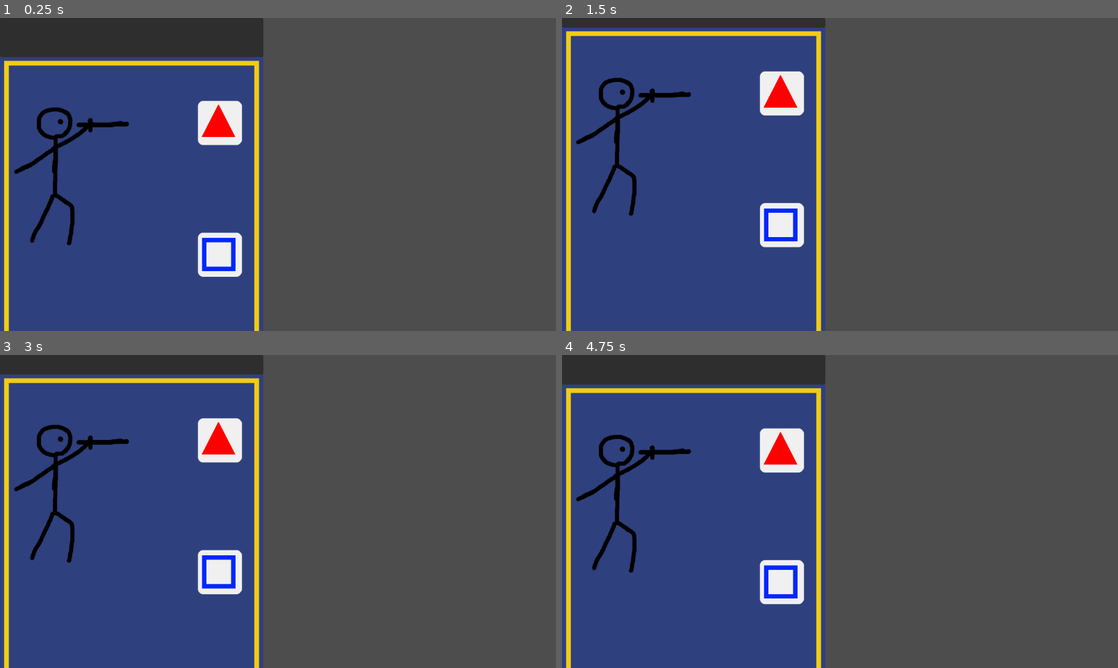
Above: before the commit, frames 1-4 (two rows, left to right).
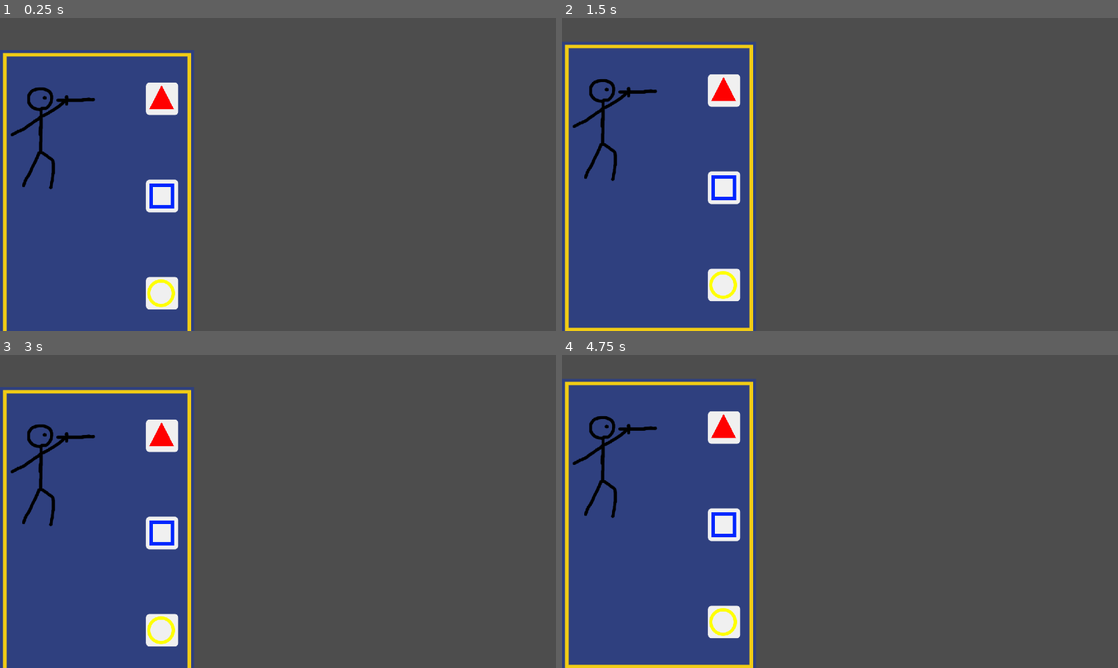
Above: after the commit, the same moments.

Repository: SlipperyScope/en-carde
Game: Godot game, scene res://UI/BrainFog/GoldHandSlot.tscn
The game is run twice, just before and just after one commit, with the same random seed, the same clock (stepped at 60 frames per second) and the same inputs. This scene is started directly instead of the project's main scene.
Inputs (mouse positions are in pixels of both pictures, inside the frame that each line leads up to):
- Up to frame 1 (0.25 s): no input
- Up to frame 2 (1.5 s): tap Enter at 0.5 s; move the mouse to (695, 233) at 0.52 s; click (695, 233) at 0.67 s; tap Space at 1.25 s; move the mouse to (728, 190) at 1.27 s; click (728, 190) at 1.42 s
- Up to frame 3 (3 s): tap Enter at 2 s; move the mouse to (333, 442) at 2.02 s; click (333, 442) at 2.17 s; tap Space at 2.75 s; move the mouse to (250, 574) at 2.77 s; click (250, 574) at 2.92 s
- Up to frame 4 (4.75 s): tap Enter at 3.5 s; move the mouse to (1006, 558) at 3.52 s; click (1006, 558) at 3.67 s; tap Space at 4.25 s; move the mouse to (673, 464) at 4.27 s; click (673, 464) at 4.42 s

The runs differ from the first frame. In frame 1, 22% of the frame differs, in the area x 0-48%, y 0-100%; in frame 2, 21%; in frame 3, 21%; in frame 4, 22%.

Commit message:
Card hand with animated dealing

Diff:
--- a/Resources/GoldCards/GoldCard.gd
+++ b/Resources/GoldCards/GoldCard.gd
@@ -10,3 +10,13 @@
 @export var TopStance: EnumDefinitions.CardStance
 @export var MiddleStance: EnumDefinitions.CardStance
 @export var BottomStance: EnumDefinitions.CardStance
+
+var _ID: String
+
+# Card ID, unique to instance
+var ID: String:
+	get: return _ID
+
+# Sets the instance ID
+func SetID(id: String) -> void:
+	_ID = id
--- /dev/null
+++ b/UI/BrainFog/GoldBench.gd
@@ -0,0 +1,84 @@
+extends PanelContainer
+
+var CardSlotScene: PackedScene = preload("res://UI/BrainFog/GoldHandSlot.tscn")
+
+
+# Notifies when a card is designated for
+signal PlayCard(id: String)
+
+var _DealtCards: Array[GoldHandSlot] = []
+var _DealQueue: Array[GoldHandSlot] = []
+
+var AllowMultiSelect: bool = true:
+	get:
+		return AllowMultiSelect
+	set(new_value):
+		AllowMultiSelect = new_value
+
+func _ready():
+	#%CollapseAnimation.animation_finished.connect(_on_collapse_finish)
+	# Test deal cards
+	for i in range(8):
+		_QueueCard()
+
+	_DealCards()
+
+	pass
+
+# Adds a card to the deal queue
+func _QueueCard():
+	var card = CardSlotScene.instantiate() as GoldHandSlot
+	_DealQueue.append(card)
+
+# Deals the each card from the queue
+func _DealCards():
+	if _DealQueue.size() > 0:
+		%SpacerSlot.move_to_front()
+		%CollapseAnimation.seek(0.1, true)
+		%SpacerSlot.visible = true
+		%CollapseAnimation.animation_finished.connect(_on_shift_hand_finished)
+		%CollapseAnimation.play_backwards("collapse")
+
+# Spacer finished shifting hand over for new card
+func _on_shift_hand_finished(anim_name: String):
+	%CollapseAnimation.animation_finished.disconnect(_on_shift_hand_finished)
+	#%SpacerSlot.visible = false
+	_DealCard(_DealQueue.pop_back())
+	if _DealQueue.size() > 0:
+		%Cooldown.timeout.connect(_on_cooldown_finished)
+		%Cooldown.start()
+	else:
+		%SpacerSlot.visible = false
+
+# Adds card to hand
+func _DealCard(card: GoldHandSlot):
+	_DealtCards.append(card)
+	%CollapseAnimation.seek(0.1, true)
+	%CardSlots.add_child(card)
+	card.SelectCard.connect(_on_select_card)
+	card.PlayCard.connect(_on_play_card)
+
+# Deal next card after cooldown
+func _on_cooldown_finished() -> void:
+	%Cooldown.timeout.disconnect(_on_cooldown_finished)
+	_DealCards()
+
+func _on_select_card(selectedCard: GoldHandSlot) -> void:
+	if AllowMultiSelect == true:
+		selectedCard.IsSelected = true
+		return
+
+	for card in _DealtCards:
+		if card == selectedCard:
+			card.IsSelected = true
+		else:
+			card.IsSelected = false
+	pass
+
+func _on_play_card(selectedCard: GoldHandSlot) -> void:
+	if AllowMultiSelect == true:
+		selectedCard.IsSelected = false
+	else:
+		print("Played card")
+		PlayCard.emit("")
+		pass
--- /dev/null
+++ b/UI/BrainFog/GoldBench.tscn
@@ -0,0 +1,102 @@
+[gd_scene format=3 uid="uid://bdgo1ydfwceow"]
+
+[ext_resource type="Script" uid="uid://ddjwxdac5e3no" path="res://UI/BrainFog/GoldBench.gd" id="1_ds8l0"]
+[ext_resource type="Texture2D" uid="uid://iqmyywnqcle4" path="res://GFX/GoldGFX/Cards/CardBlank.png" id="2_yltbh"]
+
+[sub_resource type="StyleBoxEmpty" id="StyleBoxEmpty_jq3gu"]
+content_margin_left = 0.0
+content_margin_top = 0.0
+content_margin_right = 0.0
+content_margin_bottom = 0.0
+
+[sub_resource type="StyleBoxEmpty" id="StyleBoxEmpty_yltbh"]
+content_margin_left = 0.0
+content_margin_top = 0.0
+content_margin_right = 0.0
+content_margin_bottom = 0.0
+
+[sub_resource type="StyleBoxEmpty" id="StyleBoxEmpty_f6e2s"]
+content_margin_left = 0.0
+content_margin_top = 0.0
+content_margin_right = 0.0
+content_margin_bottom = 0.0
+
+[sub_resource type="Animation" id="Animation_yltbh"]
+length = 0.001
+tracks/0/type = "value"
+tracks/0/imported = false
+tracks/0/enabled = true
+tracks/0/path = NodePath("VBoxContainer/TextureRect:size_flags_stretch_ratio")
+tracks/0/interp = 1
+tracks/0/loop_wrap = true
+tracks/0/keys = {
+"times": PackedFloat32Array(0),
+"transitions": PackedFloat32Array(1),
+"update": 0,
+"values": [9.0]
+}
+
+[sub_resource type="Animation" id="Animation_f6e2s"]
+resource_name = "collapse"
+length = 0.1
+step = 0.0166
+tracks/0/type = "value"
+tracks/0/imported = false
+tracks/0/enabled = true
+tracks/0/path = NodePath("VBoxContainer/TextureRect:size_flags_stretch_ratio")
+tracks/0/interp = 1
+tracks/0/loop_wrap = true
+tracks/0/keys = {
+"times": PackedFloat32Array(0, 0.1),
+"transitions": PackedFloat32Array(0.5, 0.5),
+"update": 0,
+"values": [9.0, 0.0]
+}
+
+[sub_resource type="AnimationLibrary" id="AnimationLibrary_jq3gu"]
+_data = {
+&"RESET": SubResource("Animation_yltbh"),
+&"collapse": SubResource("Animation_f6e2s")
+}
+
+[node name="GoldBench" type="PanelContainer" unique_id=1243112464]
+theme_override_styles/panel = SubResource("StyleBoxEmpty_jq3gu")
+script = ExtResource("1_ds8l0")
+
+[node name="CardSlots" type="HBoxContainer" parent="." unique_id=1318183672]
+unique_name_in_owner = true
+layout_mode = 2
+alignment = 1
+
+[node name="SpacerSlot" type="PanelContainer" parent="CardSlots" unique_id=1741951524]
+unique_name_in_owner = true
+layout_mode = 2
+mouse_filter = 1
+theme_override_styles/panel = SubResource("StyleBoxEmpty_yltbh")
+
+[node name="VBoxContainer" type="VBoxContainer" parent="CardSlots/SpacerSlot" unique_id=637535884]
+layout_mode = 2
+theme_override_constants/separation = 0
+
+[node name="Buffer" type="Panel" parent="CardSlots/SpacerSlot/VBoxContainer" unique_id=1270065992]
+layout_mode = 2
+size_flags_vertical = 3
+theme_override_styles/panel = SubResource("StyleBoxEmpty_f6e2s")
+
+[node name="TextureRect" type="TextureRect" parent="CardSlots/SpacerSlot/VBoxContainer" unique_id=415800122]
+layout_mode = 2
+size_flags_vertical = 3
+size_flags_stretch_ratio = 9.0
+texture = ExtResource("2_yltbh")
+expand_mode = 3
+stretch_mode = 4
+
+[node name="CollapseAnimation" type="AnimationPlayer" parent="CardSlots/SpacerSlot" unique_id=611316961]
+unique_name_in_owner = true
+libraries/ = SubResource("AnimationLibrary_jq3gu")
+speed_scale = 2.0
+
+[node name="Cooldown" type="Timer" parent="CardSlots/SpacerSlot" unique_id=90647176]
+unique_name_in_owner = true
+wait_time = 0.05
+one_shot = true
--- a/UI/BrainFog/GoldHandSlot.gd
+++ b/UI/BrainFog/GoldHandSlot.gd
@@ -1,6 +1,9 @@
 extends PanelContainer
 # UI element for cards in the player's hand
 class_name GoldHandSlot
+
+signal SelectCard(selectedCard: GoldHandSlot) # Notifies when the card should be selected
+signal PlayCard(selectedCard: GoldHandSlot) # Notifies when the selected card should be played
 
 const CARD_BUMP_TIME: float = 0.05
 
@@ -22,7 +25,10 @@
 	set(new_value):
 		if IsSelected != new_value:
 			IsSelected = new_value
-			if %SlideAnimation.current_animation == "":
+			if %SlideAnimation.assigned_animation == "bump_up":
+				%SlideAnimation.assigned_animation = "slide_up"
+				%SlideAnimation.seek(_lastAnimationFinishedTime * 2)
+			else:
 				%SlideAnimation.assigned_animation = "slide_up"
 				%SlideAnimation.seek(_lastAnimationFinishedTime)
 			if new_value == true:
@@ -42,7 +48,11 @@
 
 func _on_gui_input(event: InputEvent) -> void:
 	if event is InputEventMouseButton and event.pressed and event.button_index == MOUSE_BUTTON_LEFT:
-		IsSelected = !IsSelected
+		if IsSelected == true:
+			PlayCard.emit(self )
+		else:
+			SelectCard.emit(self )
+		# IsSelected = !IsSelected
 
 func _on_animation_finished(anim_name: String) -> void:
 	_lastAnimationFinishedTime = %SlideAnimation.current_animation_position
--- a/UI/BrainFog/GoldHandSlot.tscn
+++ b/UI/BrainFog/GoldHandSlot.tscn
@@ -9,7 +9,23 @@
 
 [sub_resource type="StyleBoxEmpty" id="StyleBoxEmpty_7wq2s"]
 
-[sub_resource type="StyleBoxFlat" id="StyleBoxFlat_sa7ey"]
+[sub_resource type="StyleBoxEmpty" id="StyleBoxEmpty_4ndfn"]
+content_margin_left = 0.0
+content_margin_top = 0.0
+content_margin_right = 0.0
+content_margin_bottom = 0.0
+
+[sub_resource type="StyleBoxEmpty" id="StyleBoxEmpty_sa7ey"]
+content_margin_left = 0.0
+content_margin_top = 0.0
+content_margin_right = 0.0
+content_margin_bottom = 0.0
+
+[sub_resource type="StyleBoxEmpty" id="StyleBoxEmpty_g8ukc"]
+content_margin_left = 0.0
+content_margin_top = 0.0
+content_margin_right = 0.0
+content_margin_bottom = 0.0
 
 [sub_resource type="Animation" id="Animation_frbri"]
 length = 0.001
@@ -49,20 +65,20 @@
 tracks/0/interp = 1
 tracks/0/loop_wrap = true
 tracks/0/keys = {
+"times": PackedFloat32Array(0, 0.049999997),
+"transitions": PackedFloat32Array(2, 2.000001),
+"update": 0,
+"values": [1.0, 0.75]
+}
+tracks/1/type = "value"
+tracks/1/imported = false
+tracks/1/enabled = true
+tracks/1/path = NodePath("VBoxContainer/Bottom:size_flags_stretch_ratio")
+tracks/1/interp = 1
+tracks/1/loop_wrap = true
+tracks/1/keys = {
 "times": PackedFloat32Array(0, 0.05),
-"transitions": PackedFloat32Array(1, 2.000001),
-"update": 0,
-"values": [1.0, 0.75]
-}
-tracks/1/type = "value"
-tracks/1/imported = false
-tracks/1/enabled = true
-tracks/1/path = NodePath("VBoxContainer/Bottom:size_flags_stretch_ratio")
-tracks/1/interp = 1
-tracks/1/loop_wrap = true
-tracks/1/keys = {
-"times": PackedFloat32Array(0, 0.05),
-"transitions": PackedFloat32Array(1, 2.0000002),
+"transitions": PackedFloat32Array(2, 2.0000002),
 "update": 0,
 "values": [0.0, 0.25]
 }
@@ -108,7 +124,7 @@
 tracks/0/loop_wrap = true
 tracks/0/keys = {
 "times": PackedFloat32Array(0, 0.2),
-"transitions": PackedFloat32Array(1, 2.000001),
+"transitions": PackedFloat32Array(2, 2.000001),
 "update": 0,
 "values": [1.0, 0.0]
 }
@@ -120,7 +136,7 @@
 tracks/1/loop_wrap = true
 tracks/1/keys = {
 "times": PackedFloat32Array(0, 0.2),
-"transitions": PackedFloat32Array(1, 2.0000002),
+"transitions": PackedFloat32Array(2, 2.0000002),
 "update": 0,
 "values": [0.0, 1.0]
 }
@@ -135,8 +151,7 @@
 
 [node name="GoldHandSlot" type="PanelContainer" unique_id=2123632711]
 anchors_preset = -1
-offset_right = 606.0
-offset_bottom = 1000.0
+offset_bottom = 745.0
 mouse_default_cursor_shape = 2
 theme_override_styles/panel = SubResource("StyleBoxEmpty_7wq2s")
 script = ExtResource("1_76njg")
@@ -149,28 +164,33 @@
 layout_mode = 2
 size_flags_vertical = 3
 mouse_filter = 1
+theme_override_styles/panel = SubResource("StyleBoxEmpty_4ndfn")
 
 [node name="Card" type="PanelContainer" parent="VBoxContainer" unique_id=1075660148]
 layout_mode = 2
 size_flags_vertical = 3
-size_flags_stretch_ratio = 10.0
+size_flags_stretch_ratio = 9.0
 mouse_filter = 1
-theme_override_styles/panel = SubResource("StyleBoxFlat_sa7ey")
+theme_override_styles/panel = SubResource("StyleBoxEmpty_sa7ey")
 
 [node name="CardBackground" type="TextureRect" parent="VBoxContainer/Card" unique_id=1562397518]
 layout_mode = 2
+size_flags_horizontal = 4
 texture = ExtResource("2_sa7ey")
 expand_mode = 3
 stretch_mode = 4
 
 [node name="CardGraphic" type="TextureRect" parent="VBoxContainer/Card" unique_id=1155232255]
 layout_mode = 2
+size_flags_horizontal = 4
 texture = ExtResource("3_4ndfn")
 expand_mode = 3
 stretch_mode = 4
 
 [node name="Stances" type="GridContainer" parent="VBoxContainer/Card" unique_id=156085655]
-layout_mode = 2
+clip_contents = true
+layout_mode = 2
+size_flags_horizontal = 4
 theme_override_constants/h_separation = 0
 theme_override_constants/v_separation = 0
 
@@ -187,7 +207,7 @@
 layout_mode = 2
 size_flags_vertical = 3
 texture = ExtResource("3_sa7ey")
-expand_mode = 1
+expand_mode = 3
 stretch_mode = 4
 
 [node name="BottomStance" type="TextureRect" parent="VBoxContainer/Card/Stances" unique_id=2137401360]
@@ -195,7 +215,7 @@
 layout_mode = 2
 size_flags_vertical = 3
 texture = ExtResource("4_4ndfn")
-expand_mode = 1
+expand_mode = 3
 stretch_mode = 4
 
 [node name="Bottom" type="Panel" parent="VBoxContainer" unique_id=209825063]
@@ -203,7 +223,9 @@
 size_flags_vertical = 3
 size_flags_stretch_ratio = 0.0
 mouse_filter = 1
+theme_override_styles/panel = SubResource("StyleBoxEmpty_g8ukc")
 
 [node name="SlideAnimation" type="AnimationPlayer" parent="." unique_id=1269190029]
 unique_name_in_owner = true
 libraries/ = SubResource("AnimationLibrary_5bogr")
+speed_scale = 2.0
--- /dev/null
+++ b/UI/BrainFog/GoldUI.tscn
@@ -0,0 +1,33 @@
+[gd_scene format=3 uid="uid://diurlcogt42j8"]
+
+[ext_resource type="PackedScene" uid="uid://bdgo1ydfwceow" path="res://UI/BrainFog/GoldBench.tscn" id="1_as7je"]
+
+[node name="GoldUi" type="MarginContainer" unique_id=1331284108]
+custom_minimum_size = Vector2(1280, 720)
+anchors_preset = 15
+anchor_right = 1.0
+anchor_bottom = 1.0
+grow_horizontal = 2
+grow_vertical = 2
+
+[node name="VBoxContainer" type="VBoxContainer" parent="." unique_id=287092722]
+layout_mode = 2
+theme_override_constants/separation = 0
+
+[node name="PanelContainer" type="PanelContainer" parent="VBoxContainer" unique_id=992725193]
+layout_mode = 2
+size_flags_vertical = 3
+size_flags_stretch_ratio = 3.0
+
+[node name="MarginContainer" type="MarginContainer" parent="VBoxContainer" unique_id=161095795]
+layout_mode = 2
+size_flags_vertical = 3
+size_flags_stretch_ratio = 1.48
+theme_override_constants/margin_left = 20
+theme_override_constants/margin_right = 20
+theme_override_constants/margin_bottom = 10
+
+[node name="GoldBench" parent="VBoxContainer/MarginContainer" unique_id=1243112464 instance=ExtResource("1_as7je")]
+unique_name_in_owner = true
+layout_mode = 2
+size_flags_vertical = 3
Not shown, added: UI/BrainFog/GoldBench.gd.uid
